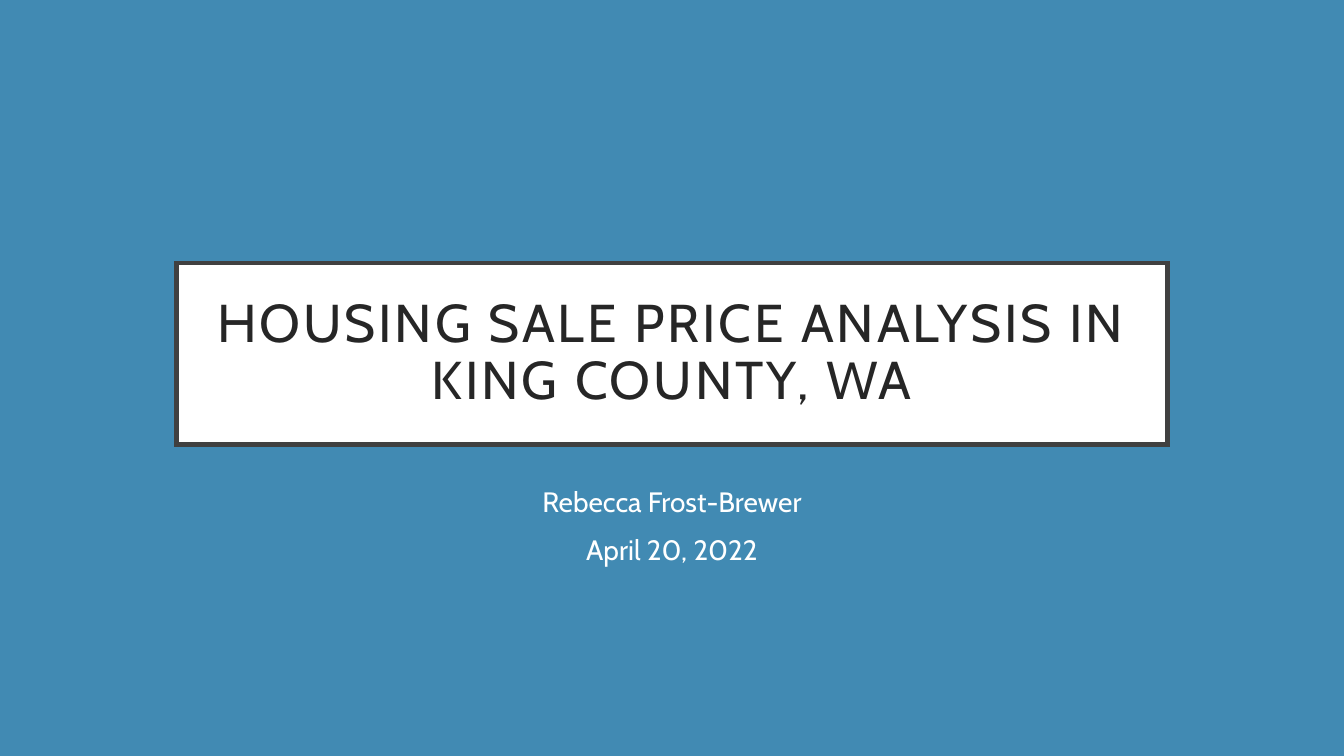
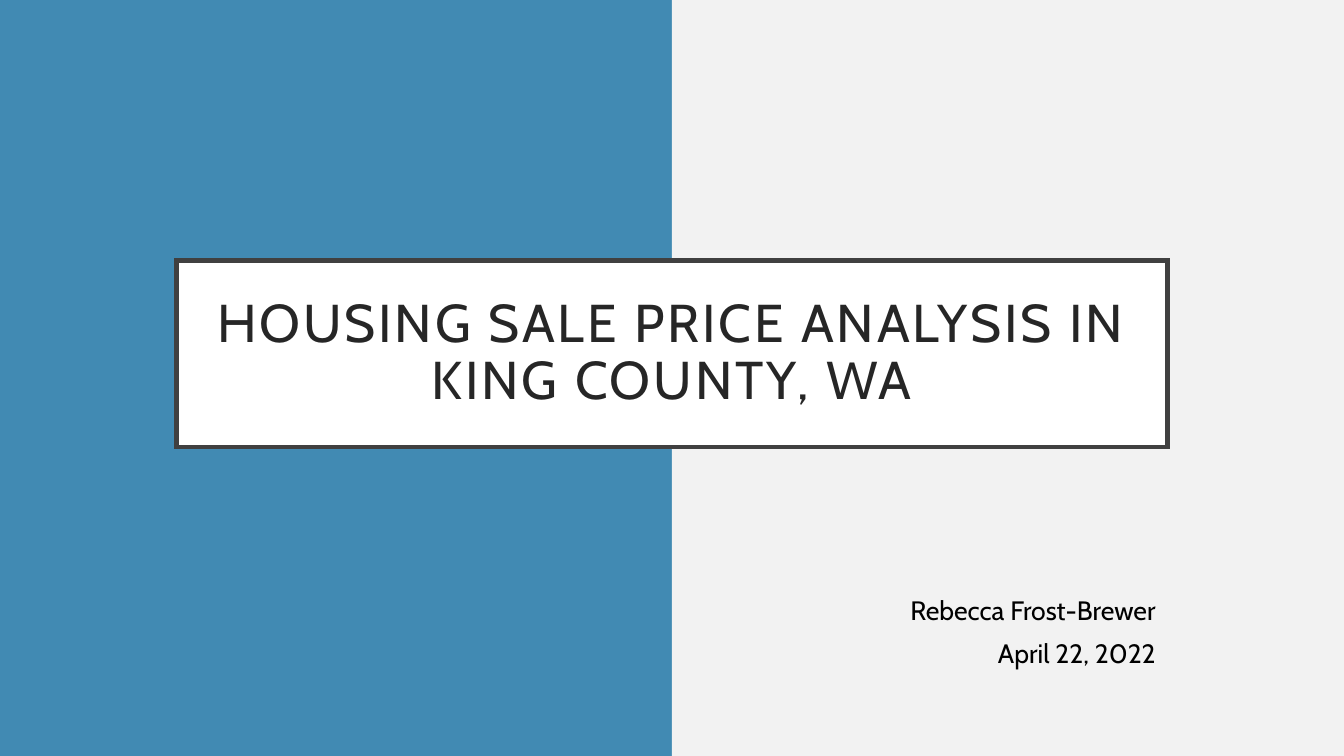
Before and after one commit to rfb-vibe/multiple-linear-regression-project, a slide deck: slide 1 of phase-2-project.pptx. Drawn at 1344x756 pixels with LibreOffice and Linux fonts; fonts in the diff are those of the drawing. Boxes give left, top, right and bottom in pixels: in the first picture for what was removed or moved away, otherwise in the second. Text is boxed around its words. In the diff, an @@ line names an element or a change of style, - is before the commit and + after.

```diff
--- a/phase-2-project.pptx
+++ b/phase-2-project.pptx
@@ rectangle added at (673, 0, 1344, 756), fill #F2F2F2 @@
@@ subtitle "Rebecca Frost-Brewer": place and size @@
-subtitle "Rebecca Frost-Brewer" at (542, 491, 802, 566)
+subtitle "Rebecca Frost-Brewer" at (910, 600, 1156, 669)
@@ subtitle at (910, 600, 1155, 621): size 20 to 19 pt, text colour #FFFFFF to #000000 in "Rebecca Frost-Brewer"; alignment centre to right; line spacing 1 to 0.9 @@
@@ subtitle at (998, 643, 1156, 669): text changed; size 20 to 19 pt; text colour #FFFFFF to #000000 @@
-April 20, 2022
+April 22, 2022
```
Also in this commit, not shown: 6 other slides changed, 3 slides added, 4 other files.
